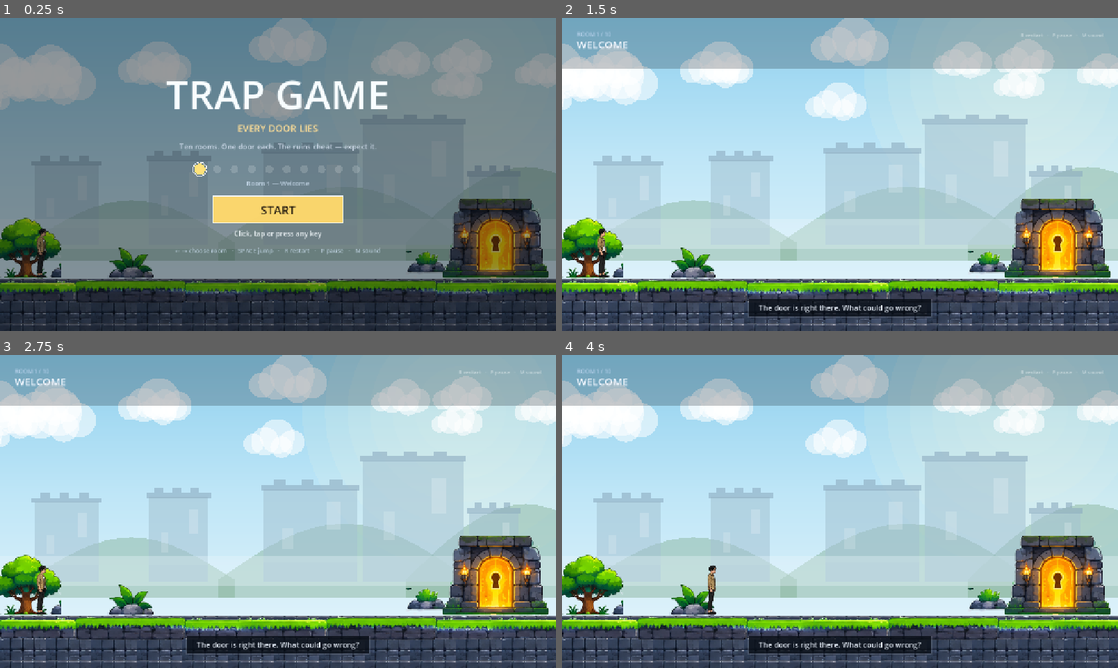
Above: before the commit, frames 1-4 (two rows, left to right).
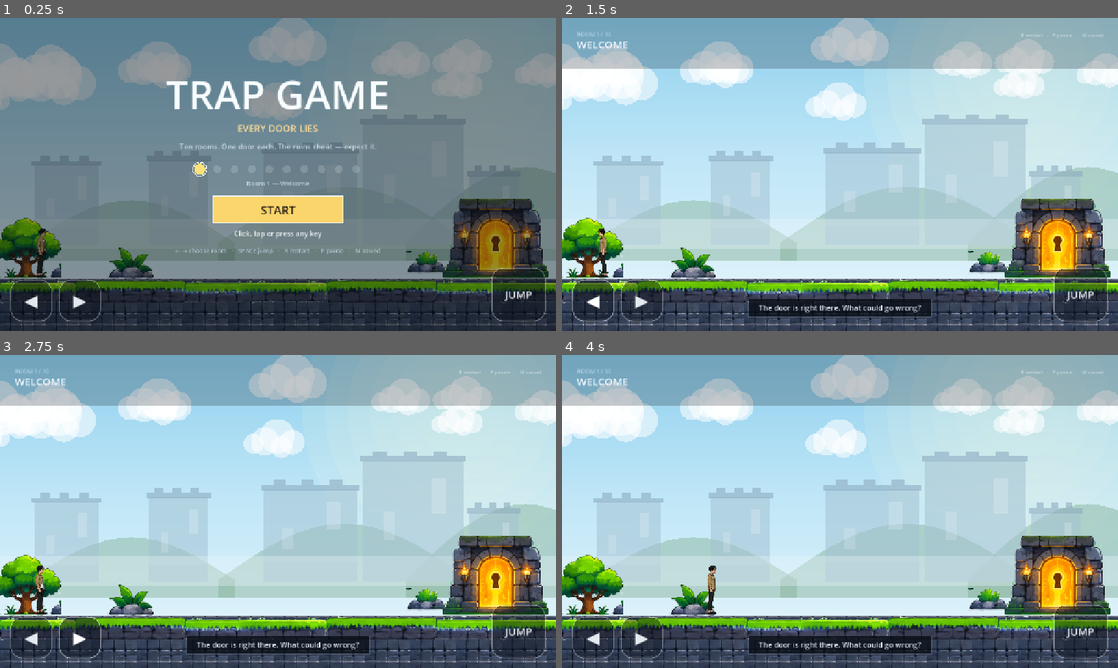
Above: after the commit, the same moments.

Repository: rayanixh/Trap-Game
Game: Godot game, scene res://scenes/main.tscn
Same seed, same stepped clock (60 frames per second), same inputs: the game is played once before the commit and once after it.
Inputs (mouse positions are in pixels of both pictures, inside the frame that each line leads up to):
- Up to frame 1 (0.25 s): no input
- Up to frame 2 (1.5 s): click (1079, 293) at 0.5 s, where only the run after the commit has a clickable "JUMP"; click (595, 299) at 1.25 s, where only the run after the commit has a clickable "◀"
- Up to frame 3 (2.75 s): click (77, 636) at 2 s, where only the run after the commit has a clickable "▶"
- Up to frame 4 (4 s): tap Enter (confirm) at 2.75 s; move the mouse to (962, 495) at 2.77 s; hold Right (move_right) 2.78-3.5 s; hold Space (jump) 2.78-3.5 s; click (962, 495) at 2.92 s; drag from (728, 527) to (812, 574) at 3.52 s

The runs differ from the first frame. In frame 1, 1.2% of the frame differs, in the area x 1-99%, y 79-98%; in frame 2, 2.6%, in the area x 1-99%, y 67-98%; in frame 3, 2.6%; in frame 4, 2.3%.

Commit message:
Add on-screen left, right and jump buttons
The game shipped with only keyboard bindings, so anyone playing with a mouse or
touch had no way to move. A pad in the lower corners now feeds the same input the
keyboard does, with a sticky-release guard so a pointer lifted off a button can
never leave the player running.

Generated with Codebuff 🤖
Co-Authored-By: Codebuff <noreply@codebuff.com>

Diff:
--- a/godot/scripts/game.gd
+++ b/godot/scripts/game.gd
@@ -12,6 +12,7 @@
 const TRAP_SCRIPT := preload("res://scripts/trap.gd")
 const BACKDROP_SCRIPT := preload("res://scripts/backdrop.gd")
 const HUD_SCRIPT := preload("res://scripts/hud.gd")
+const TOUCH_CONTROLS_SCRIPT := preload("res://scripts/touch_controls.gd")
 const PLAYER_SCENE := preload("res://scenes/player.tscn")
 const ROOMS_DATA := preload("res://scripts/rooms.gd")
 
@@ -37,6 +38,12 @@
 
 var player
 var hud
+var controls
+
+var touch_left := false
+var touch_right := false
+var touch_jump := false
+var touch_jump_queued := false
 
 var deaths := 0
 var hint_timer := 0.0
@@ -74,6 +81,16 @@
 	add_child(layer)
 	hud = HUD_SCRIPT.new()
 	layer.add_child(hud)
+
+	# on-screen pad, above the HUD so it always wins the pointer
+	var controls_layer := CanvasLayer.new()
+	controls_layer.layer = 2
+	add_child(controls_layer)
+	controls = TOUCH_CONTROLS_SCRIPT.new()
+	controls_layer.add_child(controls)
+	controls.move_left_changed.connect(_on_touch_left)
+	controls.move_right_changed.connect(_on_touch_right)
+	controls.jump_changed.connect(_on_touch_jump)
 
 	title_pick = clampi(unlocked, 0, ROOMS.size() - 1)
 	_build_room(title_pick)
@@ -364,6 +381,7 @@
 
 
 func _physics_process(delta: float) -> void:
+	_apply_touch_input()
 	match state:
 		State.PLAY:
 			_tick_play(delta)
@@ -373,6 +391,41 @@
 				_retry_room()
 		_:
 			pass
+
+
+func _apply_touch_input() -> void:
+	if player == null:
+		return
+	player.ext_left = touch_left
+	player.ext_right = touch_right
+	player.ext_jump = touch_jump
+	if touch_jump_queued:
+		player.ext_jump_pressed = true
+		touch_jump_queued = false
+
+
+func _on_touch_left(down: bool) -> void:
+	touch_left = down
+	if down and state == State.TITLE:
+		title_pick = maxi(0, title_pick - 1)
+		_build_room(title_pick)
+
+
+func _on_touch_right(down: bool) -> void:
+	touch_right = down
+	if down and state == State.TITLE:
+		title_pick = mini(unlocked, title_pick + 1)
+		_build_room(title_pick)
+
+
+func _on_touch_jump(down: bool) -> void:
+	touch_jump = down
+	if not down:
+		return
+	if state == State.PLAY:
+		touch_jump_queued = true
+	else:
+		_advance()
 
 
 func _tick_play(delta: float) -> void:
--- a/godot/scripts/player.gd
+++ b/godot/scripts/player.gd
@@ -23,6 +23,12 @@
 var active := false
 var dead := false
 var facing := 1
+
+# on-screen pad state, pushed in by the game each physics frame
+var ext_left := false
+var ext_right := false
+var ext_jump := false
+var ext_jump_pressed := false
 
 var _coyote := 0.0
 var _buffer := 0.0
@@ -110,6 +116,8 @@
 	var axis := 0.0
 	if active and not dead:
 		axis = Input.get_axis("move_left", "move_right")
+		if absf(axis) < 0.01:
+			axis = (1.0 if ext_right else 0.0) - (1.0 if ext_left else 0.0)
 
 	if absf(axis) > 0.01:
 		facing = 1 if axis > 0.0 else -1
@@ -119,7 +127,9 @@
 		var drag := FRICTION if on_floor else FRICTION * 0.35
 		velocity.x = move_toward(velocity.x, 0.0, drag * delta)
 
-	if active and not dead and Input.is_action_just_pressed("jump"):
+	var jump_pressed := Input.is_action_just_pressed("jump") or ext_jump_pressed
+	ext_jump_pressed = false
+	if active and not dead and jump_pressed:
 		_buffer = JUMP_BUFFER
 	else:
 		_buffer = maxf(0.0, _buffer - delta)
@@ -133,7 +143,8 @@
 
 	var gravity := GRAVITY
 	if velocity.y < 0.0:
-		gravity = GRAVITY_ASCEND if Input.is_action_pressed("jump") and not dead else GRAVITY * 1.5
+		var holding := Input.is_action_pressed("jump") or ext_jump
+		gravity = GRAVITY_ASCEND if holding and not dead else GRAVITY * 1.5
 	velocity.y = minf(velocity.y + gravity * delta, MAX_FALL)
 
 	var fall_speed := velocity.y
--- /dev/null
+++ b/godot/scripts/touch_controls.gd
@@ -0,0 +1,80 @@
+extends Control
+##
+## On-screen movement pad: left, right and jump, drawn over the game so the same
+## build is playable with a mouse, a finger or a touchscreen laptop.
+##
+## It emits held/released signals; the game turns those into player input.
+##
+
+signal move_left_changed(down: bool)
+signal move_right_changed(down: bool)
+signal jump_changed(down: bool)
+
+const W := 1280.0
+const H := 720.0
+const PAD := 96.0
+const JUMP_SIZE := 124.0
+const MARGIN := 24.0
+const BOTTOM := 22.0
+
+const IDLE_BG := Color(0.04, 0.06, 0.1, 0.4)
+const PRESSED_BG := Color(0.98, 0.85, 0.45, 0.82)
+
+
+func _ready() -> void:
+	set_anchors_preset(Control.PRESET_FULL_RECT)
+	mouse_filter = Control.MOUSE_FILTER_IGNORE
+
+	var pad_y := H - BOTTOM - PAD
+	_make_button("◀", Rect2(MARGIN, pad_y, PAD, PAD), "move_left_changed", 40)
+	_make_button("▶", Rect2(MARGIN + PAD + 16.0, pad_y, PAD, PAD), "move_right_changed", 40)
+	_make_button(
+		"JUMP",
+		Rect2(W - MARGIN - JUMP_SIZE, H - BOTTOM - JUMP_SIZE, JUMP_SIZE, JUMP_SIZE),
+		"jump_changed",
+		24
+	)
+
+
+func _make_button(label: String, rect: Rect2, signal_name: String, font_size: int) -> void:
+	var button := Button.new()
+	button.text = label
+	button.position = rect.position
+	button.size = rect.size
+	button.focus_mode = Control.FOCUS_NONE
+	button.mouse_filter = Control.MOUSE_FILTER_STOP
+
+	button.add_theme_stylebox_override("normal", _style(IDLE_BG, Color(1.0, 1.0, 1.0, 0.35)))
+	button.add_theme_stylebox_override("hover", _style(Color(0.06, 0.09, 0.14, 0.55), Color(1.0, 1.0, 1.0, 0.5)))
+	button.add_theme_stylebox_override("pressed", _style(PRESSED_BG, Color(1.0, 0.95, 0.8, 0.9)))
+	button.add_theme_stylebox_override("focus", _style(Color(0, 0, 0, 0), Color(0, 0, 0, 0)))
+	button.add_theme_font_size_override("font_size", font_size)
+	button.add_theme_color_override("font_color", Color(0.96, 0.98, 1.0, 0.92))
+	button.add_theme_color_override("font_hover_color", Color(1.0, 1.0, 1.0, 1.0))
+	button.add_theme_color_override("font_pressed_color", Color(0.12, 0.1, 0.05, 1.0))
+
+	button.button_down.connect(func() -> void: emit_signal(signal_name, true))
+	button.button_up.connect(func() -> void: emit_signal(signal_name, false))
+	add_child(button)
+
+
+func _style(background: Color, border: Color) -> StyleBoxFlat:
+	var box := StyleBoxFlat.new()
+	box.bg_color = background
+	box.border_color = border
+	box.set_border_width_all(2)
+	box.set_corner_radius_all(26)
+	return box
+
+
+## Safety net: a pointer released outside a button must never leave input stuck.
+func _input(event: InputEvent) -> void:
+	var released := false
+	if event is InputEventMouseButton:
+		released = not event.pressed and event.button_index == MOUSE_BUTTON_LEFT
+	elif event is InputEventScreenTouch:
+		released = not event.pressed
+	if released:
+		move_left_changed.emit(false)
+		move_right_changed.emit(false)
+		jump_changed.emit(false)
--- a/godot/tests/input_test.gd
+++ b/godot/tests/input_test.gd
@@ -109,6 +109,44 @@
 	await settle()
 	report(main.state == main.State.PLAY, "P resumes from pause")
 
+	# on-screen pad
+	var buttons: Array = main.controls.get_children()
+	report(buttons.size() == 3, "three on-screen buttons")
+	var on_screen := true
+	for button in buttons:
+		if button.position.x < 0.0 or button.position.y < 0.0:
+			on_screen = false
+		if button.position.x + button.size.x > 1280.0 or button.position.y + button.size.y > 720.0:
+			on_screen = false
+	report(on_screen, "buttons sit inside the screen")
+
+	main._start_room(0)
+	await settle()
+	var start_x: float = main.player.position.x
+	buttons[1].button_down.emit()
+	for frame in 24:
+		await get_tree().physics_frame
+	buttons[1].button_up.emit()
+	report(main.player.position.x > start_x + 20.0, "right button moves the player")
+
+	main._start_room(0)
+	await settle()
+	var ground_y: float = main.player.position.y
+	buttons[2].button_down.emit()
+	for frame in 10:
+		await get_tree().physics_frame
+	buttons[2].button_up.emit()
+	report(main.player.position.y < ground_y - 10.0, "jump button jumps")
+
+	main._start_room(0)
+	await settle()
+	var walk_x: float = main.player.position.x
+	buttons[0].button_down.emit()
+	for frame in 20:
+		await get_tree().physics_frame
+	buttons[0].button_up.emit()
+	report(main.player.position.x <= walk_x + 0.5, "left button does not walk right")
+
 	print("---")
 	print("%d failed" % failures)
 	get_tree().quit(0 if failures == 0 else 1)
Not shown, changed: trap-game-godot.zip
